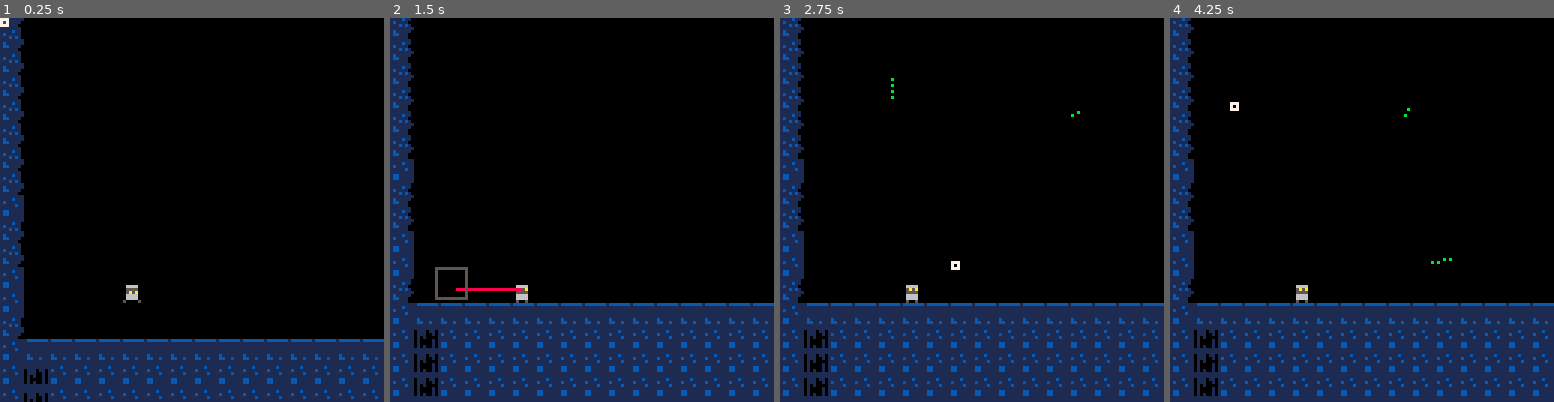
Above: before the commit, frames 1-4 (left to right).
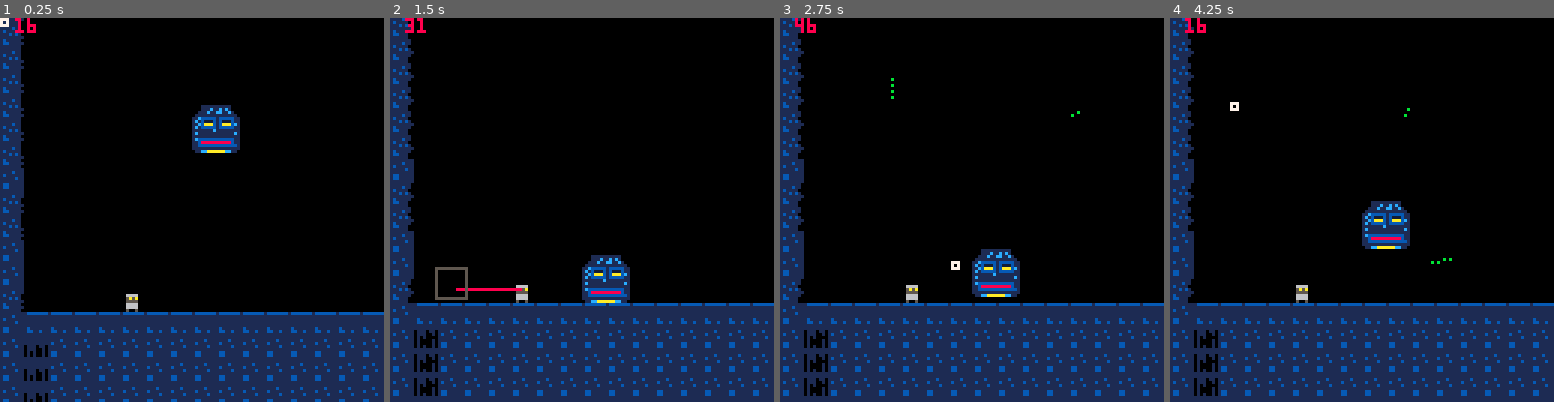
Above: after the commit, the same moments.

Repository: GreigHuth/snowgame
Game: PICO-8 cartridge sg.p8
The game is run twice, just before and just after one commit, with the same random seed, the same clock (stepped at 60 frames per second) and the same inputs.
Inputs (mouse positions are in pixels of both pictures, inside the frame that each line leads up to):
- Up to frame 1 (0.25 s): no input
- Up to frame 2 (1.5 s): click (670, 121) at 0.67 s; tap O (Z key) at 0.7 s; click (436, 267) at 1.22 s
- Up to frame 3 (2.75 s): hold Right 1.6-2.1 s; tap O (Z key) at 1.7, 2.1, 2.5 s; click (887, 114) at 1.77 s; hold Up 2.15-2.42 s; click (952, 259) at 2.32 s; hold Right from 2.47 s (still down)
- Up to frame 4 (4.25 s): click (1404, 106) at 2.87 s; tap O (Z key) every 0.4 s from 2.9 to 4.1 s; release Right at 3.03 s; hold Left 3.08-3.58 s; click (1465, 256) at 3.42 s; hold Down 3.63-3.97 s; click (1231, 102) at 3.97 s; hold Right from 4.02 s (still down)

The runs differ from the first frame. In frame 1, 13% of the frame differs, in the area x 0-100%, y 0-100%; in frame 2, 1.6%; in frame 3, 1.6%; in frame 4, 1.6%.

Commit message:
started implementing boss movement

Diff:
--- a/includes/bosses.lua
+++ b/includes/bosses.lua
@@ -1,9 +1,9 @@
 
 boss1 = {
-    x = 41* 8,
+    x = 8* 8,
     y = 6* 8,
     dy = 0,
-    max_dy = 1,
+    max_dy = 5,
     dx = 0,
     w = 16, --pixel width and height
     h = 16,
@@ -15,7 +15,8 @@
     },
 
     states = {
-        enrage = false
+        enrage = false,
+        in_air = true,
     },
 
     draw =  function(self)
@@ -27,20 +28,34 @@
         end
     end,
 
-    move = function(self)
-    end,
 
     update = function(self)
 
-        self.dy += mid(0, self.dy+gravity, self.max_dy) --apply gravity
+        self.ft = (self.ft + 1)%stat(8)
 
+
+
+        if (30 < self.ft) and (self.ft < 40) and self.in_air == false then
+            self.dy = -1
+            self.in_air = true
+        end
+
+        g_modifier = 0.25
+        --apply gravity
+        self.dy += gravity*g_modifier
+
+        if self.dy >= 0 then
+            self.dy = mid(0, self.dy, self.max_dy)--only clamp speed on the way down
+        end
         --do collision
         if hit_solid(self.x, self.y+self.dy, 15, 15) == true then
             self.dy = 0
+            self.in_air = false
         end
 
         --update position
         self.y += self.dy
+        self.x += self.dx
     end
 
 
--- a/includes/player.lua
+++ b/includes/player.lua
@@ -2,7 +2,7 @@
 
 player = {
         x = 5*8,
-        y = 12*8,
+        y = 14*8,
         w = 3,
         h = 5,
 
@@ -184,10 +184,85 @@
 end
 
 
+--the following two functions handle x and y movement respectively
+
+
+function player:handle_x_movement()
+
+    local p = 1 --player
+
+    --moving left
+    if btn(0, p) then
+        self.orient = true
+        self.dx -= self.accel*accel_mod
+        self.dx = mid(0, self.dx, -self.max_dx)
+
+    --moving right
+    elseif btn(1, p) then
+        self.orient = false
+        self.dx += self.accel*accel_mod
+        self.dx = mid(0, self.dx, self.max_dx)
+
+    --handles decceleration
+    else
+        self.dx = self.dx * 0.8
+        if abs(self.dx) < 0.05 then
+            self.dx = 0
+        end
+    end
+end
+
+--as well as player input, this function also applies gravity to the player
+function player:handle_y_movement()
+
+    local p = 1 --player
+
+    --jumping
+    if btnp(2, p) and self.states.jmp > 0 then
+        local jmp_strength = 1.25
+        self.dy = -jmp_strength
+        self.states.jmp -= 1
+    end
+
+    --gravity is weak on the way up and stronger on the way down
+    if self.dy < 0 then
+        self.dy += (gravity*0.25)
+    else
+        self.dy += gravity*0.5
+        self.dy = mid(0, self.dy, self.max_dy)
+    end
+end
+
+
+function player:handle_collision()
+
+    --check head collision while jumping so you dont get stuck
+    if self.dy < 0 then
+        if hit_head(self.x, self.y+self.dy, self.w) then
+            self.dy = 0--if yes then dont let them update
+        end
+
+    --NOT OPTIMISED
+    --floor collision
+    elseif pp_collision(self.x, self.y+self.dy, self.w, self.h) then
+        self.dy = 0--if yes then dont let them update
+        self.states.jmp = self.jmp_max
+    end
+
+    --wall collision
+    if pp_collision(self.x+self.dx, self.y, self.w, self.h) then
+        self.dx = 0
+    end
+
+    --oob detection
+    if (self.x + self.dx) < 0 then self.dx = 0 end
+
+end
+
+
 function player:move()
 
     local p = 1 --player
-
 
     --godmode
     if self.noclip then
@@ -203,71 +278,22 @@
     self:update_anchor()
 
 
-
     accel_mod = 1 --acceleration modifier
 
     if self.states.jmp < self.jmp_max then --dont allow player to add horizontal speed in the air
         accel_mod = 0.25
     end
 
-    --moving left
-    if btn(0, p) then
-        self.orient = true
-        self.dx -= self.accel*accel_mod
-        self.dx = mid(0, self.dx, -self.max_dx)
-
-    --moving right
-    elseif btn(1, p) then
-        self.orient = false
-        self.dx += self.accel*accel_mod
-        self.dx = mid(0, self.dx, self.max_dx)
-
-    --handles decceleration
-    else
-        self.dx = self.dx * 0.8
-        if abs(self.dx) < 0.05 then
-            self.dx = 0
-        end
-    end
+    self:handle_x_movement()
 
     --allows player to climb up stairs
     self:stair_bump()
 
-    --jumping
-    if btnp(2, p) and self.states.jmp > 0 then
-        local jmp_strength = 1.25
-        self.dy = -jmp_strength
-        self.states.jmp -= 1
-    end
-
-    --gravity is weak on the way up and stronger on the way down
-    if self.dy < 0 then
-        self.dy += (gravity*0.25)
-    else
-        self.dy += gravity*0.5
-        self.dy = mid(0, self.dy, self.max_dy)
-    end
-
-    --check head collision while jumping so you dont get stuck
-    if self.dy < 0 then
-        if hit_head(self.x, self.y+self.dy, self.w) then
-            self.dy = 0--if yes then dont let them update
-        end
-
-    --NOT OPTIMISED
-    --floor collision
-    elseif pp_collision(self.x, self.y+self.dy, self.w, self.h) then
-        self.dy = 0--if yes then dont let them update
-        self.states.jmp = self.jmp_max
-    end
-
-    --wall collision
-    if pp_collision(self.x+self.dx, self.y, self.w, self.h) then
-        self.dx = 0
-    end
-
-    --oob detection
-    if (self.x + self.dx) < 0 then self.dx = 0 end
+    self:handle_y_movement()
+
+    --collision comes at the end to check the move the player wants to make is  a legal move
+    self:handle_collision()
+
 
     --finally, update player position after youve worked out if its making a "legal" move
     self.x += self.dx
--- a/sg.p8
+++ b/sg.p8
@@ -1,5 +1,5 @@
 pico-8 cartridge // http://www.pico-8.com
-version 33
+version 34
 __lua__
 --Made By Gurg
 -- i want it to be made clear that i never said i was actually good at programming
@@ -45,7 +45,7 @@
 
     --globals
     game_over = false
-    debug_on = false
+    debug_on = true
     grid_x = 0
     grid_y = 0 --current grid position
     map_tile = 0
@@ -91,9 +91,7 @@
 
     dmesg = {} --need to reinitialise every frame
 
-    add(dmesg, player.states.gun)
-    add(dmesg, player.states.scanning)
-    add(dmesg, #bullets)
+    add(dmesg, boss1.ft)
     --add(dmesg, player.states.photo)
     --add(dmesg, abs(player.dy))
     --add(dmesg, player.x..","..player.y)
